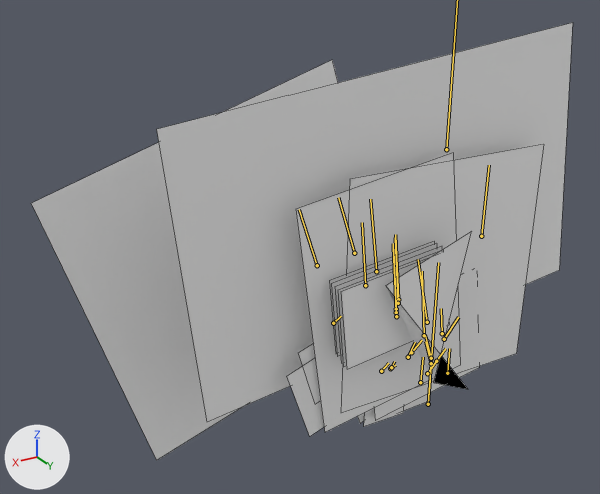
The FBX model cqFBX/rd.fbx: old version first, new version second.
Camera for both pictures: a 50 mm lens placed at (0.01431, 0.01629, 0.01434), pointed at (0.00231, -0.00371, 0.00434). The axes (+X, +Y, +Z) are drawn at lower left. The lights are the same throughout. Both versions are drawn at frame 534 of the action 'Take 001'; the numbers are the values there. The bones that bend it are drawn over the model as lines. Mesh edges are drawn as thin lines.
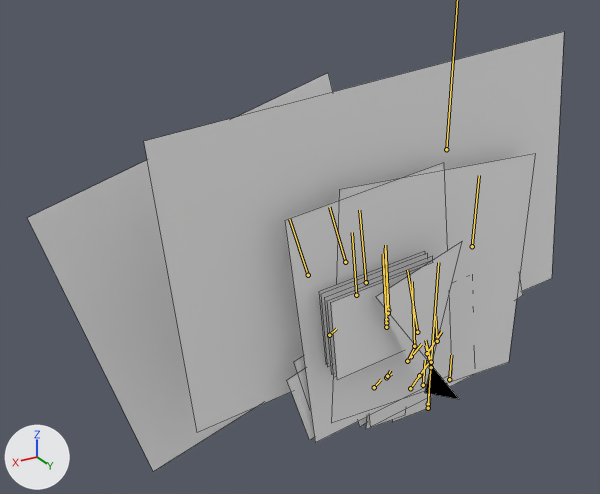
Location of each change, [x1, y1, x2, y2] in pixels of the pictures (600 x 494 px):
'polySurface1', posed: before [31, 23, 573, 460]; after [28, 32, 564, 472]
bone 'body', root to tip: before (431, 363) to (425, 341); after (431, 367) to (425, 345)
bone 'leg_l', root to tip: before (420, 382) to (423, 357); after (423, 385) to (425, 360)
bone 'leg_r', root to tip: before (447, 373) to (449, 348); after (449, 379) to (451, 355)
bone 'arm_r', root to tip: before (444, 339) to (458, 317); after (427, 353) to (441, 331)
bone 'arm_a.001', root to tip: before (390, 368) to (395, 365); after (386, 377) to (391, 374)
bone 'weapon_L', root to tip: before (381, 371) to (388, 363); after (374, 387) to (381, 379)
bone 'weapon_L_temp', root to tip: before (333, 323) to (341, 316); after (329, 335) to (336, 328)
bone 'head', root to tip: before (424, 335) to (422, 271); after (414, 346) to (412, 281)
bone 'cape', root to tip: before (442, 333) to (441, 308); after (437, 341) to (435, 316)

The edits, one by one:
Bone 'body' (bone_body) moves from (0.0, 0.0, 0.0) to (0.0, -0.014, 0.0).
Bone 'leg_l' (bone_leg_l) moves from (0.006, 0.012, 0.0) to (-0.003, 0.01, 0.0).
Bone 'leg_r' (bone_leg_r) moves from (0.002, -0.021, 0.0) to (-0.003, -0.036, 0.0).
Bone 'arm_r' (bone_arm_r) moves from (-0.016, -0.029, 0.0) to (0.047, -0.04, 0.0).
Bone 'arm_a.001' (bone_arm_a_001) moves from (0.0, 0.0, 0.0) to (-0.007, -0.016, 0.0).
Bone 'weapon_L' (bone_weapon_l) moves from (0.0, 0.0, 0.0) to (0.011, -0.021, 0.0).
Bone 'weapon_L_temp' (bone_weapon_l_temp) moves from (0.0, 0.0, 0.268) to (0.011, 0.004, 0.268).
Bone 'head' (bone_head) moves from (0.0, 0.0, 0.0) to (0.035, -0.007, 0.0).
Bone 'cape' (bone_cape) moves from (0.0, 0.0, 0.0) to (0.019, -0.001, 0.0).
